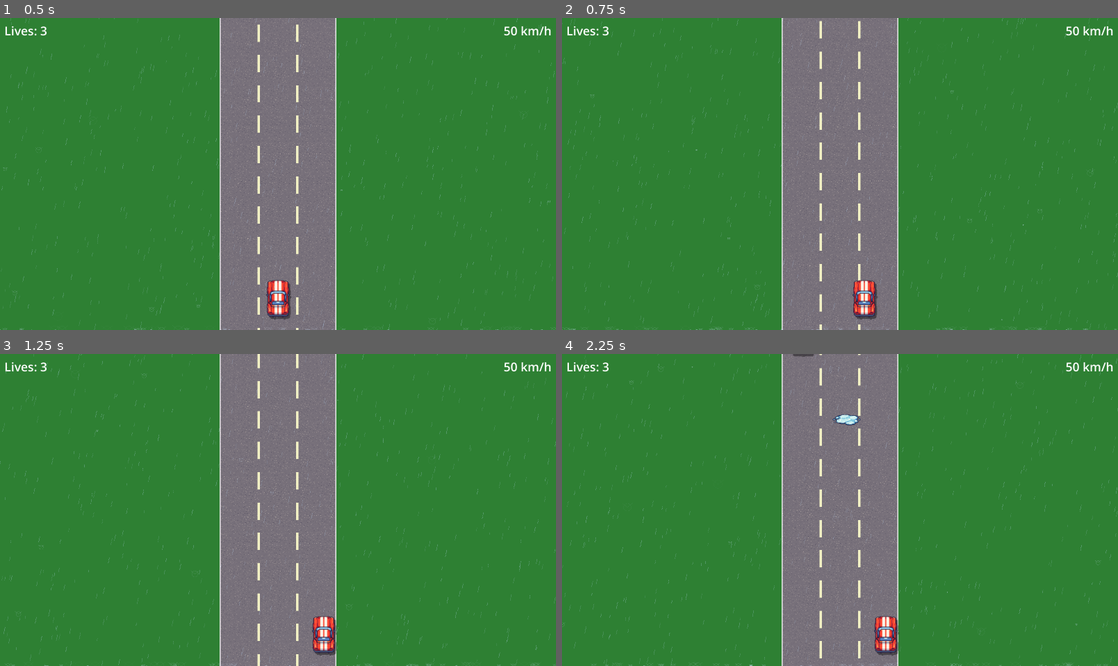
Above: before the commit, frames 1-4 (two rows, left to right).
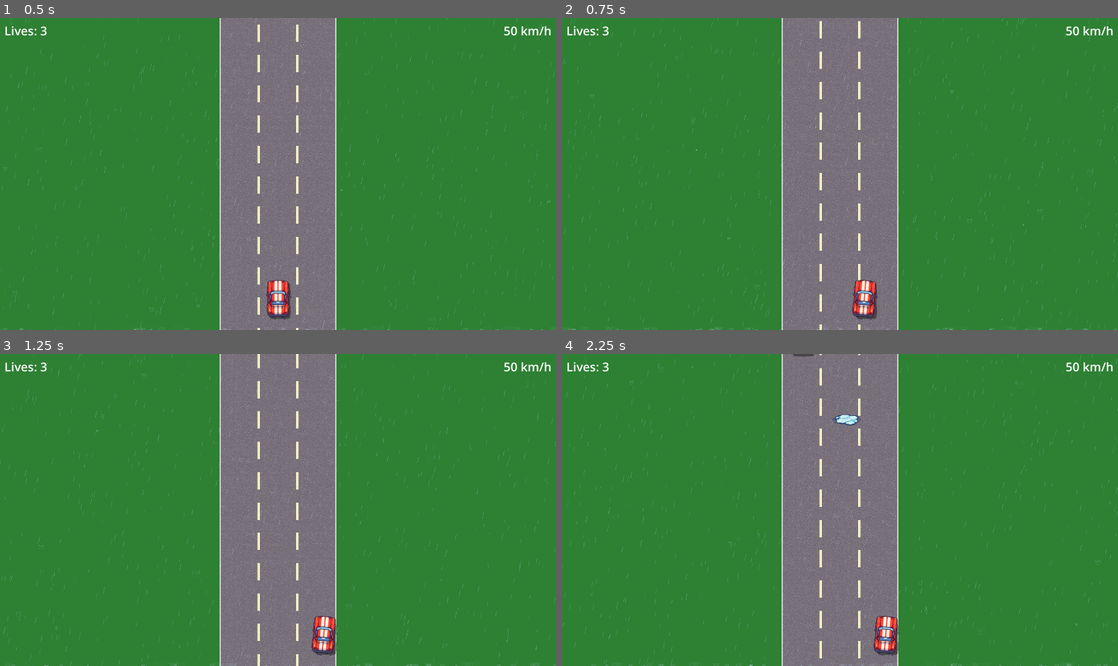
Above: after the commit, the same moments.

Repository: Antonio-Ingegnere/road-race
Game: Godot game, scene res://scenes/main.tscn
Two runs of this game, one before a commit and one after it. Both use one fixed random seed, a clock stepped at 60 frames per second and the inputs below.
Inputs:
- Up to frame 1 (0.5 s): no input
- Up to frame 2 (0.75 s): tap Enter at 0.5 s; hold Right (ui_right) from 0.53 s (still down)
- Up to frame 3 (1.25 s): keep holding Right (ui_right)
- Up to frame 4 (2.25 s): release Right (ui_right) at 1.28 s; hold Down (ui_down) 1.28-2.03 s; hold Right (ui_right) from 2.03 s (still down)

Frame 1 is identical in both runs. In frame 2, 0.3% of the frame differs, in the area x 52-57%, y 83-96%; in frame 3, 0.3%, in the area x 56-61%, y 83-96%; in frame 4, 0.3%.

Commit message:
Add car tilt on turn: ±5° smooth lean left/right
Co-Authored-By: Claude Sonnet 4.6 <noreply@anthropic.com>

Diff:
--- a/scripts/car.gd
+++ b/scripts/car.gd
@@ -10,6 +10,8 @@
 const CAR_HALF_WIDTH := 42.0
 
 var speed_kmh := MIN_SPEED_KMH
+
+var _tilt_deg: float = 0.0
 
 var _shadow_tex: Texture2D
 var _shadow_hw: float
@@ -34,6 +36,15 @@
 		position.x += LATERAL_SPEED * delta
 
 	position.x = clamp(position.x, ROAD_LEFT + CAR_HALF_WIDTH, ROAD_RIGHT - CAR_HALF_WIDTH)
+
+	var target_tilt: float = 0.0
+	if Input.is_action_pressed("ui_left"):
+		target_tilt = -5.0
+	elif Input.is_action_pressed("ui_right"):
+		target_tilt = 5.0
+	_tilt_deg = lerpf(_tilt_deg, target_tilt, delta * 12.0)
+	get_node("Sprite2D").rotation_degrees = _tilt_deg
+
 	queue_redraw()
 
 
